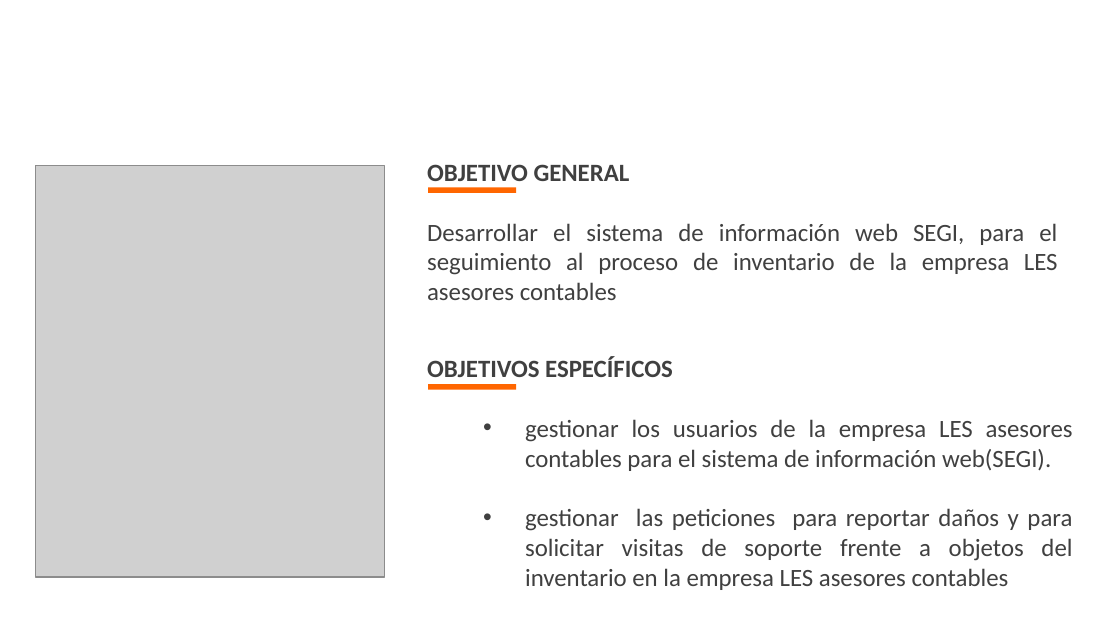
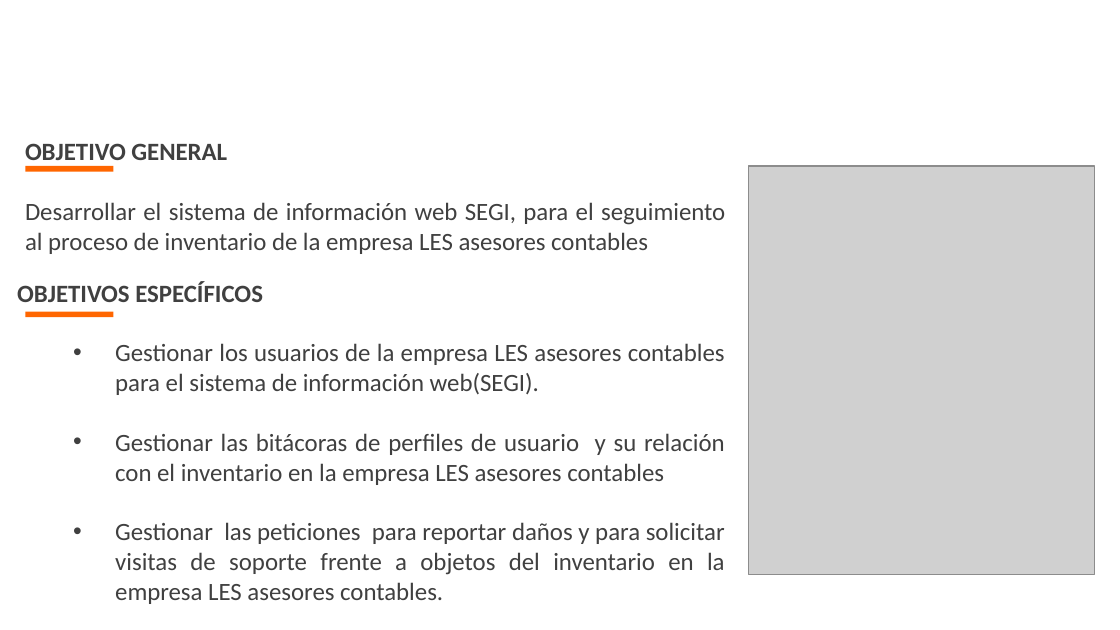
Before and after one commit to alejaleo/proyecto_segi, a slide deck: slide 8 of proyecto_formativo/documentacion/primer_trimestre/1_Presentación_Sustentacion.pptx. Drawn at 1120x630 pixels with LibreOffice and Linux fonts; fonts in the diff are those of the drawing; grey boxes stand for pictures; background and template pictures are left out. Boxes give left, top, right and bottom in pixels: in the first picture for what was removed or moved away, otherwise in the second. Text is boxed around its words. In the diff, an @@ line names an element or a change of style, - is before the commit and + after.

```diff
--- a/proyecto_formativo/documentacion/primer_trimestre/1_Presentación_Sustentacion.pptx
+++ b/proyecto_formativo/documentacion/primer_trimestre/1_Presentación_Sustentacion.pptx
@@ text "OBJETIVO GENERAL" rewrapped from <box>427,164,1058,300</box> to <box>25,143,725,254</box> @@
@@ rectangle: place and size @@
-rectangle at <box>428,187,516,193</box>
+rectangle at <box>26,166,114,171</box>
@@ picture: place and size @@
-picture at <box>36,166,384,577</box>
+picture at <box>749,166,1095,575</box>
@@ text "OBJETIVOS ESPECÍFICOS": place and size @@
-text "OBJETIVOS ESPECÍFICOS" at <box>427,357,1073,590</box>
+text "OBJETIVOS ESPECÍFICOS" at <box>17,281,725,604</box>
@@ rectangle: place and size @@
-rectangle at <box>428,384,516,390</box>
+rectangle at <box>26,311,114,317</box>
@@ text at <box>115,343,725,604</box>: text changed @@
-  • gestionar los usuarios de la empresa LES asesores contables para el sistema de información web(SEGI).
-  • gestionar las peticiones para reportar daños y para solicitar visitas de soporte frente a objetos del inventario en la empresa LES asesores contables
+  • Gestionar los usuarios de la empresa LES asesores contables para el sistema de información web(SEGI).
+  • Gestionar las bitácoras de perfiles de usuario y su relación con el inventario en la empresa LES asesores contables
+  • Gestionar las peticiones para reportar daños y para solicitar visitas de soporte frente a objetos del inventario en la empresa LES asesores contables.
```
Also in this commit, not shown: 3 other slides changed, 2 slides removed, 2 other files.
